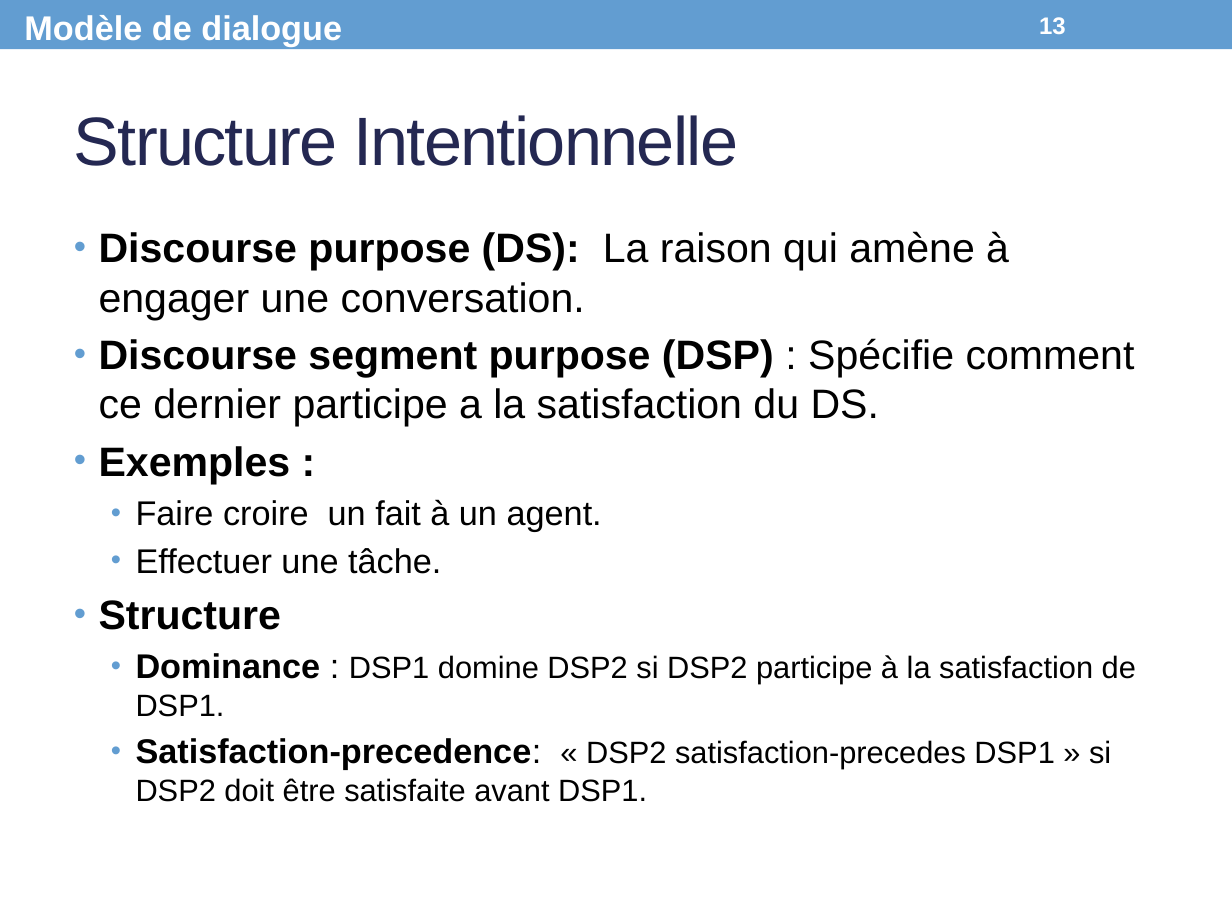
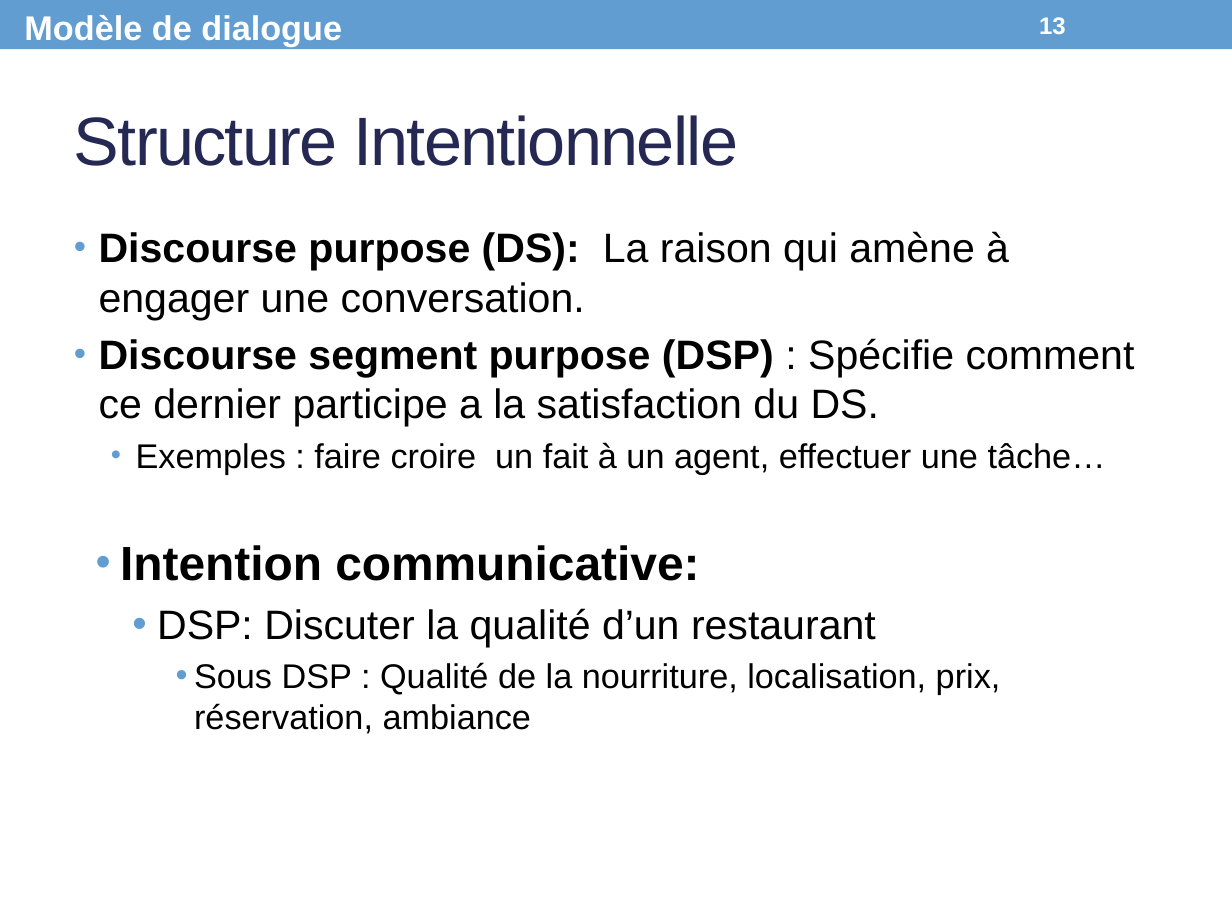
Before and after one commit to Olydia/Discolog, a slide deck: slide 13 of papers/Presentations/CPU_Presentation.pptx. Drawn at 1232x924 pixels with LibreOffice and Linux fonts; fonts in the diff are those of the drawing. Boxes give left, top, right and bottom in pixels: in the first picture for what was removed or moved away, otherwise in the second. Text is boxed around its words. In the diff, an @@ line names an element or a change of style, - is before the commit and + after.

```diff
--- a/papers/Presentations/CPU_Presentation.pptx
+++ b/papers/Presentations/CPU_Presentation.pptx
@@ text at box(120, 442, 1106, 734): text changed; size 18 to 20 pt @@
-• Exemples :
-  • Faire croire un fait à un agent.
-  • Effectuer une tâche.
-• Structure
-  • Dominance : DSP1 domine DSP2 si DSP2 participe à la satisfaction de DSP1.
-  • Satisfaction-precedence: « DSP2 satisfaction-precedes DSP1 » si DSP2 doit être satisfaite avant DSP1.
+  • Exemples : faire croire un fait à un agent, effectuer une tâche…
+    • Intention communicative:
+      • DSP: Discuter la qualité d’un restaurant
+        • Sous DSP : Qualité de la nourriture, localisation, prix, réservation, ambiance
```
Also in this commit, not shown: 14 other slides changed, 1 slide removed.
